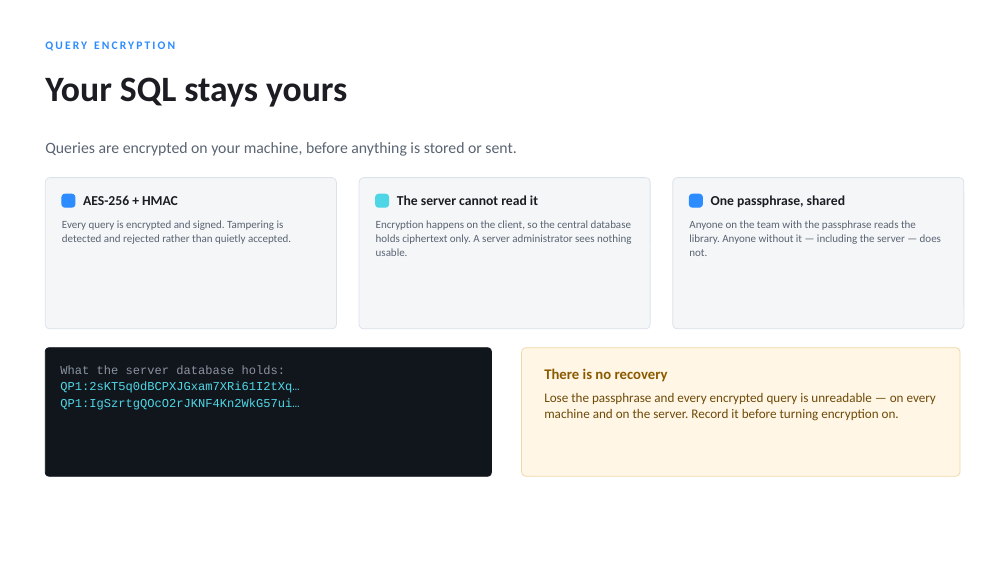
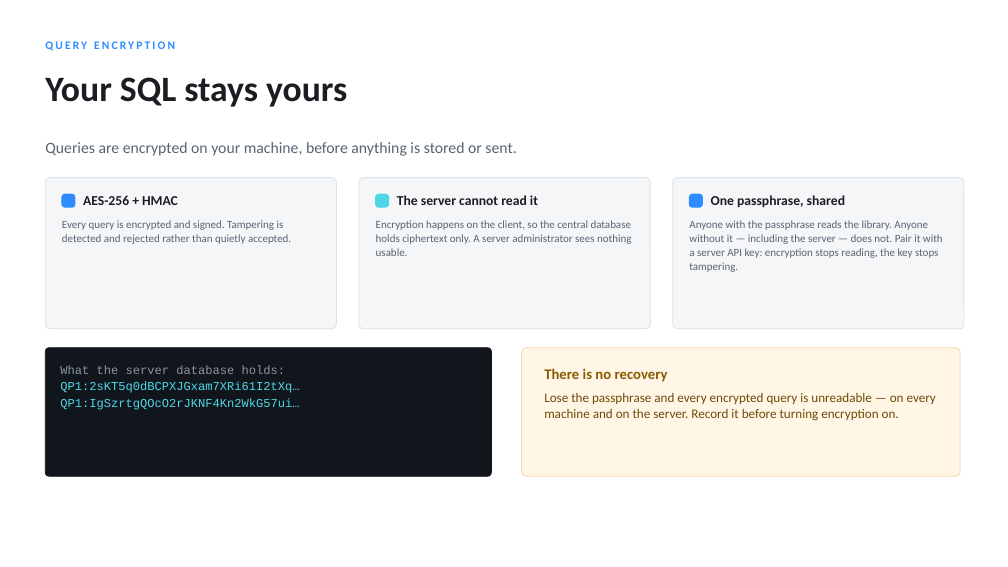
Before and after one commit to muleskin/Qplus, a slide deck: slide 14 of docs/Qplus Feature Overview.pptx. Drawn at 1008x567 pixels with LibreOffice and Linux fonts; fonts in the diff are those of the drawing. Boxes give left, top, right and bottom in pixels: in the first picture for what was removed or moved away, otherwise in the second. Text is boxed around its words. In the diff, an @@ line names an element or a change of style, - is before the commit and + after.

```diff
--- a/docs/Qplus Feature Overview.pptx
+++ b/docs/Qplus Feature Overview.pptx
@@ text at [689,220,943,272]: text changed @@
-Anyone on the team with the passphrase reads the library. Anyone without it — including the server — does not.
+Anyone with the passphrase reads the library. Anyone without it — including the server — does not. Pair it with a server API key: encryption stops reading, the key stops tampering.
```
Also in this commit, not shown: 1 other slide changed, 2 other files.
